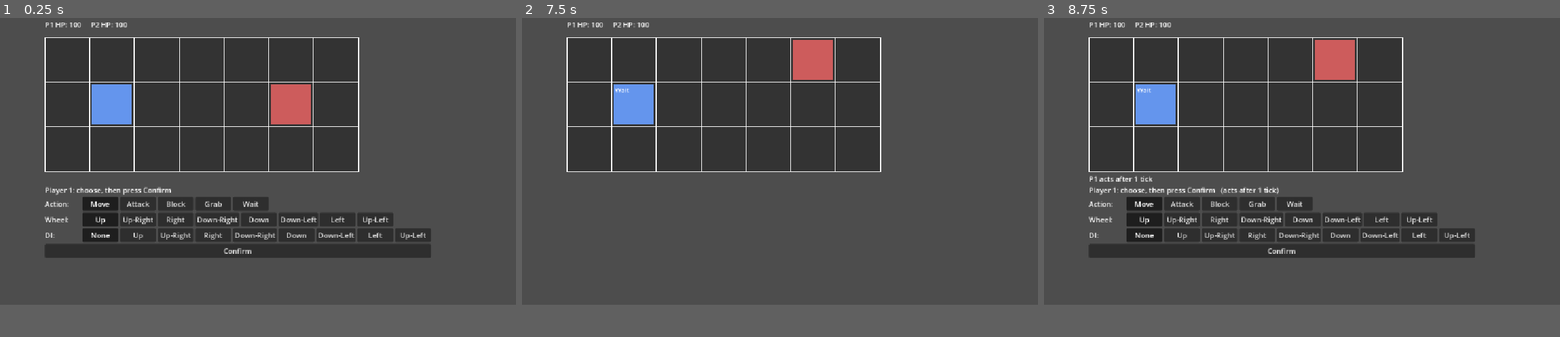
Above: before the commit, frames 1-3 (left to right).
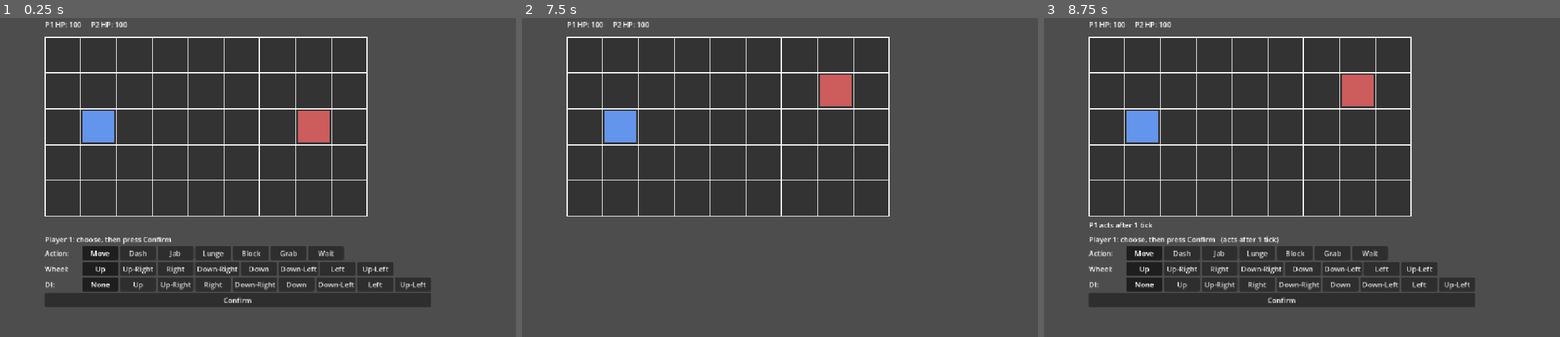
Above: after the commit, the same moments.

Repository: chunaa44/StrategyFighter
Game: Godot game, scene res://scenes/main.tscn
Two runs of this game, one before a commit and one after it. Both use one fixed random seed, a clock stepped at 60 frames per second and the inputs below.
Inputs (mouse positions are in pixels of both pictures, inside the frame that each line leads up to):
- Up to frame 1 (0.25 s): no input
- Up to frame 2 (7.5 s): click "Move" at 0.5 s; click (661, 203) at 1.25 s, where only the run before the commit has a clickable "Attack"; click (661, 228) at 2 s, where only the run after the commit has a clickable "Dash"; click "Block" at 2.75 s; click (697, 228) at 3.5 s, where only the run after the commit has a clickable "Jab"; click "Grab" at 4.25 s; click (733, 228) at 5 s, where only the run after the commit has a clickable "Lunge"; click "Wait" at 5.75 s; click "Confirm" at 6.5 s; click "Confirm" at 7.25 s
- Up to frame 3 (8.75 s): click "Up" at 8 s
In our replay, the window is 800x450 before the commit and 800x500 after it. These sizes can differ from the game's own. Grey fills any space a smaller window leaves; there, only what the larger window draws over its background counts as a difference.

The runs differ from the first frame. In frame 1, 26% of the frame differs, in the area x 8-84%, y 1-91%; in frame 2, 14%; in frame 3, 26%.

Commit message:
Add 9x5 board, Dash, Lunge and idle Wait.

Diff:
--- a/project.godot
+++ b/project.godot
@@ -21,6 +21,7 @@
 
 [display]
 
+window/size/viewport_height=720
 window/stretch/mode="canvas_items"
 window/stretch/aspect="expand"
 
--- a/scenes/fighter.tscn
+++ b/scenes/fighter.tscn
@@ -8,8 +8,8 @@
 [node name="ColorRect" type="ColorRect" parent="." unique_id=1849655131]
 offset_left = 5.0
 offset_top = 5.0
-offset_right = 95.0
-offset_bottom = 95.0
+offset_right = 75.0
+offset_bottom = 75.0
 
 [node name="StatusLabel" type="Label" parent="." unique_id=559029034]
 offset_left = 8.0
--- a/scenes/main.tscn
+++ b/scenes/main.tscn
@@ -30,14 +30,14 @@
 
 [node name="MessageLabel" type="Label" parent="." unique_id=1331272664]
 offset_left = 100.0
-offset_top = 355.0
+offset_top = 458.0
 offset_right = 140.0
-offset_bottom = 378.0
+offset_bottom = 481.0
 
 [node name="RestartButton" type="Button" parent="." unique_id=995860708]
 visible = false
 offset_left = 100.0
-offset_top = 395.0
-offset_right = 108.0
-offset_bottom = 403.0
+offset_top = 490.0
+offset_right = 187.0
+offset_bottom = 521.0
 text = "Play again"
--- a/scripts/actions.gd
+++ b/scripts/actions.gd
@@ -13,16 +13,20 @@
 	Vector2i(-1, -1),
 ]
 
-# range is in tiles, damage in hp, everything else in ticks
+# damage in hp, slide and range in tiles, everything else in ticks
+# slide: tiles travelled along the aim on the active tick, it stops next to the opponent
+# range: how far the hit reaches from where the fighter stands after sliding
 # total length of an action = startup + active + recovery
 # a turn lasts 4 ticks, so an action longer than that spills into the next turn
 # hit advantage = hitstun - recovery: positive means the attacker is free first
 const DATA = {
-	"Move": {"damage": 0, "hitstun": 0, "knockback": 0, "range": 1, "startup": 0, "active": 1, "recovery": 0},
-	"Attack": {"damage": 25, "hitstun": 4, "knockback": 1, "range": 2, "startup": 1, "active": 1, "recovery": 3},
-	"Block": {"damage": 0, "hitstun": 0, "knockback": 0, "range": 0, "startup": 0, "active": 3, "recovery": 1},
-	"Grab": {"damage": 35, "hitstun": 4, "knockback": 1, "range": 1, "startup": 2, "active": 1, "recovery": 3},
-	"Wait": {"damage": 0, "hitstun": 0, "knockback": 0, "range": 0, "startup": 0, "active": 1, "recovery": 1},
+	"Move": {"damage": 0, "hitstun": 0, "knockback": 0, "range": 0, "slide": 1, "startup": 0, "active": 1, "recovery": 0},
+	"Dash": {"damage": 0, "hitstun": 0, "knockback": 0, "range": 0, "slide": 2, "startup": 2, "active": 1, "recovery": 1},
+	"Jab": {"damage": 12, "hitstun": 2, "knockback": 1, "range": 1, "slide": 0, "startup": 1, "active": 1, "recovery": 1},
+	"Lunge": {"damage": 40, "hitstun": 5, "knockback": 2, "range": 1, "slide": 3, "startup": 2, "active": 1, "recovery": 4},
+	"Block": {"damage": 0, "hitstun": 0, "knockback": 0, "range": 0, "slide": 0, "startup": 0, "active": 3, "recovery": 1},
+	"Grab": {"damage": 30, "hitstun": 4, "knockback": 1, "range": 1, "slide": 0, "startup": 2, "active": 1, "recovery": 3},
+	"Wait": {"damage": 0, "hitstun": 0, "knockback": 0, "range": 0, "slide": 0, "startup": 0, "active": 1, "recovery": 1},
 }
 
 # added on top of the hit when knockback pushes a fighter into the edge of the board
@@ -45,7 +49,28 @@
 	return data["startup"] + data["active"] + data["recovery"]
 
 
+# strikes can be blocked and beat a grab that lands on the same tick
+func is_strike(action_name):
+	return action_name == "Jab" or action_name == "Lunge"
+
+
+# dash and lunge look the same until they become active
+func is_rush(action_name):
+	return action_name == "Dash" or action_name == "Lunge"
+
+
 # a block covers the direction it faces plus the two neighbours
 func is_guarded(guard_direction, from_direction):
 	var diff = absi(direction_index(guard_direction) - direction_index(from_direction))
 	return diff == 0 or diff == 1 or diff == 7
+
+
+# every tile after start up to and including target, target lies on a straight line from start
+func path_tiles(start, target):
+	var tiles = []
+	var delta = target - start
+	var step = Vector2i(signi(delta.x), signi(delta.y))
+	var count = maxi(absi(delta.x), absi(delta.y))
+	for i in range(1, count + 1):
+		tiles.append(start + step * i)
+	return tiles
--- a/scripts/effects_layer.gd
+++ b/scripts/effects_layer.gd
@@ -5,6 +5,7 @@
 const GUARD_COLOR = Color(0.3, 0.8, 1.0)
 const IMPACT_COLOR = Color(1.0, 1.0, 1.0)
 const SLAM_COLOR = Color(1.0, 0.9, 0.2)
+const DASH_COLOR = Color(0.75, 0.85, 1.0)
 
 const TEXT_TIME = 0.6
 const TEXT_RISE = 30.0
@@ -59,7 +60,7 @@
 	return ATTACK_COLOR
 
 
-# tiles an attack or grab covers, limited to the board
+# tiles a strike or grab covers, limited to the board
 func reach_tiles(fighter):
 	var tiles = []
 	var reach = Actions.DATA[fighter.current_action]["range"]
@@ -91,6 +92,22 @@
 func show_guard(fighter):
 	if fighter.is_guarding():
 		add_guard_mark(fighter.grid_position, fighter.aim, GUARD_COLOR)
+
+
+# the tiles a dash or lunge travelled over on its active tick
+func show_slide(from_tile, to_tile, action_name):
+	if from_tile == to_tile:
+		return
+	var color = DASH_COLOR
+	if action_name == "Lunge":
+		color = ATTACK_COLOR
+	add_tiles(Actions.path_tiles(from_tile, to_tile), color)
+
+
+# two slides that touched the same tile and cancelled each other
+func show_clash(tile1, tile2):
+	add_text(tile1, "Clash", IMPACT_COLOR)
+	add_text(tile2, "Clash", IMPACT_COLOR)
 
 
 # called every tick for each attacker, before knockback moves anyone
--- a/scripts/fighter.gd
+++ b/scripts/fighter.gd
@@ -62,6 +62,9 @@
 	current_action = pick["action"]
 	action_tick = 0
 	aim = Actions.direction_from_name(pick["wheel"])
+	# waiting returns to the idle pose, so no direction is kept
+	if current_action == "Wait":
+		aim = Vector2i(0, 0)
 
 
 func clear_action():
@@ -82,13 +85,15 @@
 	return current_action == "Block" and in_active_frames()
 
 
+# dash and lunge share a label so the opponent cannot tell them apart, wait shows the idle pose
 func update_label():
 	if stunned or hitstun_ticks > 0:
 		status_label.text = "Stunned"
-	elif current_action == "Wait":
-		status_label.text = "Wait"
-	elif current_action != "none":
+	elif current_action == "none" or current_action == "Wait":
+		status_label.text = ""
+	else:
+		var action_text = current_action
+		if Actions.is_rush(current_action):
+			action_text = "Rush"
 		var direction_name = Actions.DIRECTION_NAMES[Actions.direction_index(aim)]
-		status_label.text = current_action + "\n" + direction_name
-	else:
-		status_label.text = ""
+		status_label.text = action_text + "\n" + direction_name
--- a/scripts/main.gd
+++ b/scripts/main.gd
@@ -1,13 +1,13 @@
 extends Node2D
 
-const BOARD_WIDTH = 7
-const BOARD_HEIGHT = 3
-const TILE_SIZE = 100
+const BOARD_WIDTH = 9
+const BOARD_HEIGHT = 5
+const TILE_SIZE = 80
 const BOARD_OFFSET = Vector2(100, 50)
 const TICK_DELAY = 0.25
 const MAX_EVENTS = 4
-const START_TILE_1 = Vector2i(1, 1)
-const START_TILE_2 = Vector2i(5, 1)
+const START_TILE_1 = Vector2i(1, 2)
+const START_TILE_2 = Vector2i(7, 2)
 
 @onready var fighter1 = $Fighter1
 @onready var fighter2 = $Fighter2
@@ -243,16 +243,61 @@
 		fighter2.facing = 1
 
 
+# where a fighter ends up if it slides this tick: it stops at the board edge
+# and in front of the opponent's current tile
+func move_target(fighter, other):
+	var tile = fighter.grid_position
+	if fighter.current_action == "none":
+		return tile
+	var slide = Actions.DATA[fighter.current_action]["slide"]
+	if slide == 0 or not fighter.in_active_frames():
+		return tile
+
+	for step in range(slide):
+		var next_tile = tile + fighter.aim
+		if not is_inside_board(next_tile):
+			break
+		if next_tile == other.grid_position:
+			break
+		tile = next_tile
+	return tile
+
+
+# two slides that touch the same tile cancel each other
+func paths_clash(start1, target1, start2, target2):
+	if target1 == start1 or target2 == start2:
+		return false
+
+	var path2 = Actions.path_tiles(start2, target2)
+	for tile in Actions.path_tiles(start1, target1):
+		if path2.has(tile):
+			return true
+	return false
+
+
+func show_slide(fighter, start_tile):
+	if not Actions.is_rush(fighter.current_action):
+		return
+	if not fighter.in_active_frames():
+		return
+	effects.show_slide(start_tile, fighter.grid_position, fighter.current_action)
+
+
 func resolve_moves():
-	var target1 = fighter1.grid_position
-	var target2 = fighter2.grid_position
-
-	if fighter1.current_action == "Move" and fighter1.in_active_frames():
-		target1 = fighter1.grid_position + fighter1.aim * Actions.DATA["Move"]["range"]
-	if fighter2.current_action == "Move" and fighter2.in_active_frames():
-		target2 = fighter2.grid_position + fighter2.aim * Actions.DATA["Move"]["range"]
+	var start1 = fighter1.grid_position
+	var start2 = fighter2.grid_position
+	var target1 = move_target(fighter1, fighter2)
+	var target2 = move_target(fighter2, fighter1)
+
+	if paths_clash(start1, target1, start2, target2):
+		effects.show_clash(start1, start2)
+		target1 = start1
+		target2 = start2
 
 	settle_positions(target1, target2)
+
+	show_slide(fighter1, start1)
+	show_slide(fighter2, start2)
 
 
 # applies the position rules shared by moves, knockback and DI
@@ -287,15 +332,16 @@
 
 # returns "none", "whiff", "blocked" or "hit"
 func get_attack_result(attacker, defender):
-	if attacker.current_action != "Attack" and attacker.current_action != "Grab":
+	var action = attacker.current_action
+	if not Actions.is_strike(action) and action != "Grab":
 		return "none"
 	if not attacker.in_active_frames():
 		return "none"
 	if not is_in_reach(attacker, defender):
 		return "whiff"
 
-	# only attacks can be blocked, grabs go through
-	if attacker.current_action == "Attack" and defender.is_guarding():
+	# only strikes can be blocked, grabs go through
+	if Actions.is_strike(action) and defender.is_guarding():
 		var from_direction = attacker.aim * -1
 		if Actions.is_guarded(defender.aim, from_direction):
 			return "blocked"
@@ -303,12 +349,29 @@
 	return "hit"
 
 
-# the board edge a landed hit would push the defender into, (0, 0) when there is none
+# the defender is pushed away from the attacker one tile at a time and stops at the board edge
+func get_knockback_landing(attacker, defender, action_name):
+	var tile = defender.grid_position
+	for step in range(Actions.DATA[action_name]["knockback"]):
+		var next_tile = tile + attacker.aim
+		if not is_inside_board(next_tile):
+			break
+		tile = next_tile
+	return tile
+
+
+# the board edge a landed hit pushes the defender into, (0, 0) when the push is not stopped
 func get_slam_side(attacker, defender, action_name, result):
 	if result != "hit":
 		return Vector2i(0, 0)
-	var landing = defender.grid_position + attacker.aim * Actions.DATA[action_name]["knockback"]
-	return wall_side(landing)
+
+	var tile = defender.grid_position
+	for step in range(Actions.DATA[action_name]["knockback"]):
+		var next_tile = tile + attacker.aim
+		if not is_inside_board(next_tile):
+			return wall_side(next_tile)
+		tile = next_tile
+	return Vector2i(0, 0)
 
 
 func apply_hit(victim, action_name, slam_side):
@@ -346,11 +409,11 @@
 	var result1 = get_attack_result(fighter1, fighter2)
 	var result2 = get_attack_result(fighter2, fighter1)
 
-	# when an attack and a grab land on the same tick the attack wins
+	# when a strike and a grab land on the same tick the strike wins
 	if result1 == "hit" and result2 == "hit":
-		if action1 == "Attack" and action2 == "Grab":
+		if Actions.is_strike(action1) and action2 == "Grab":
 			result2 = "beaten"
-		elif action1 == "Grab" and action2 == "Attack":
+		elif action1 == "Grab" and Actions.is_strike(action2):
 			result1 = "beaten"
 
 	# a hit by fighter 1 slams fighter 2 and the other way round
@@ -371,9 +434,9 @@
 	var target1 = fighter1.grid_position
 	var target2 = fighter2.grid_position
 	if result1 == "hit":
-		target2 += fighter1.aim * Actions.DATA[action1]["knockback"]
+		target2 = get_knockback_landing(fighter1, fighter2, action1)
 	if result2 == "hit":
-		target1 += fighter2.aim * Actions.DATA[action2]["knockback"]
+		target1 = get_knockback_landing(fighter2, fighter1, action2)
 
 	if result1 == "hit":
 		apply_hit(fighter2, action1, slam_on_2)
--- a/scripts/pick_screen.gd
+++ b/scripts/pick_screen.gd
@@ -17,7 +17,7 @@
 
 
 func _ready():
-	position = Vector2(100, 380)
+	position = Vector2(100, 490)
 
 	var box = VBoxContainer.new()
 	add_child(box)
@@ -25,7 +25,7 @@
 	title_label = Label.new()
 	box.add_child(title_label)
 
-	make_row(box, "Action:", ["Move", "Attack", "Block", "Grab", "Wait"], action_group)
+	make_row(box, "Action:", ["Move", "Dash", "Jab", "Lunge", "Block", "Grab", "Wait"], action_group)
 	make_row(box, "Wheel:", Actions.DIRECTION_NAMES, wheel_group)
 	make_row(box, "DI:", ["None"] + Actions.DIRECTION_NAMES, di_group)
 
